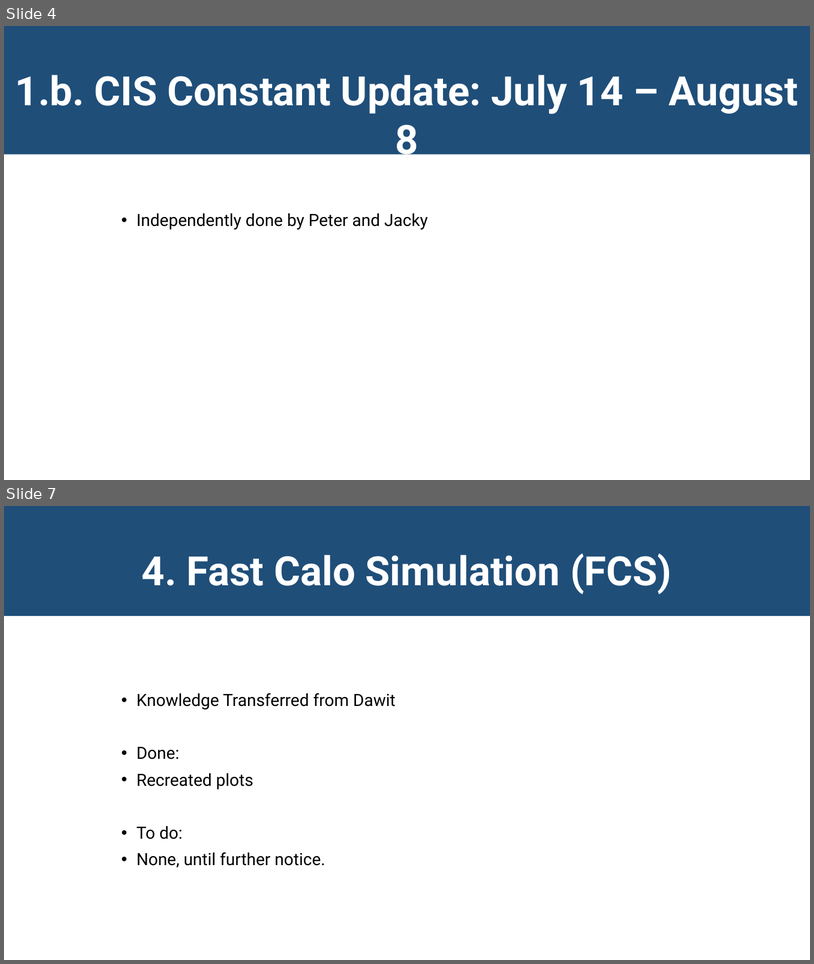
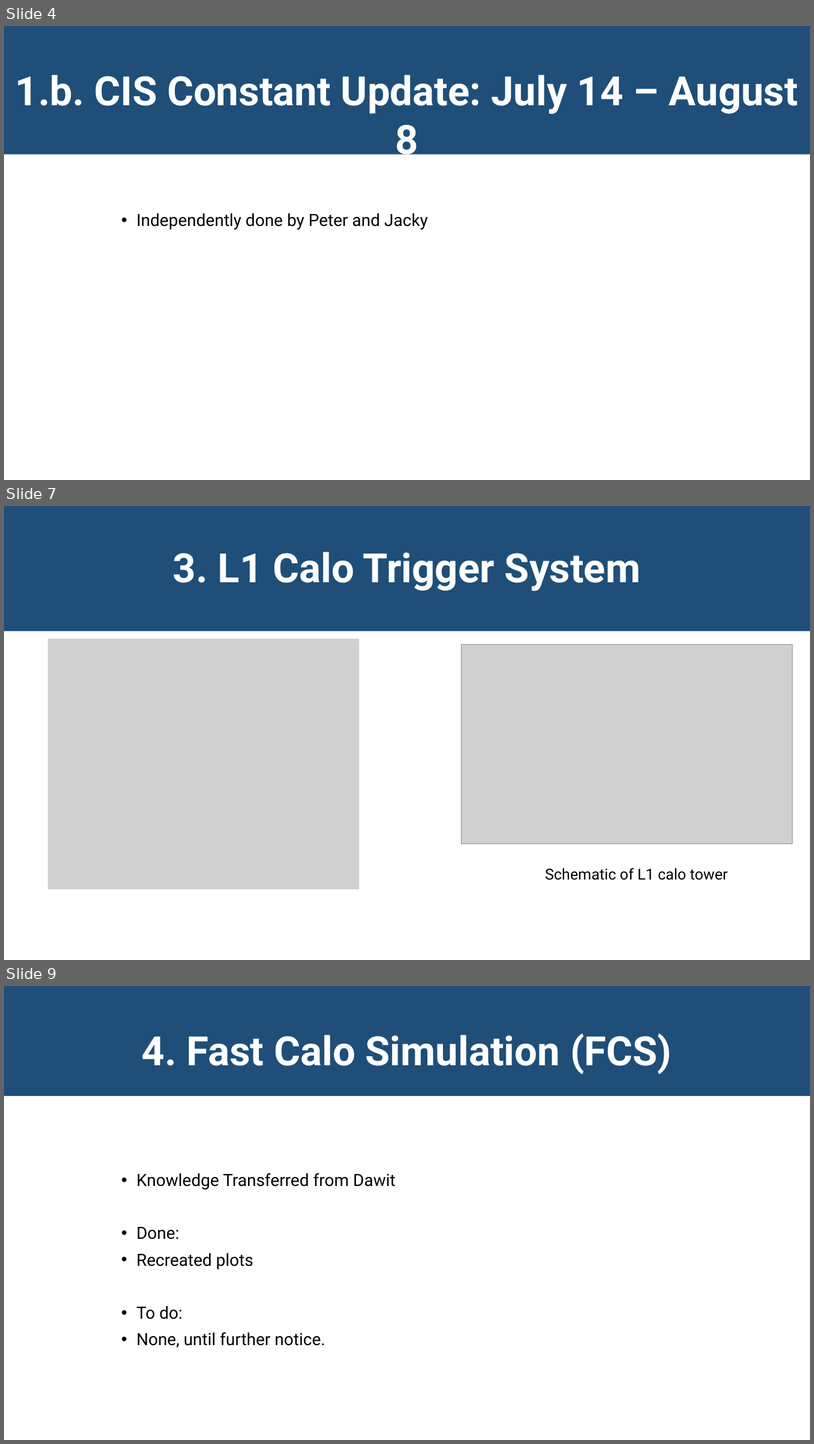
Before and after one commit to JackyMYL/Tile-CIS-group, a slide deck: Chicago Reports/08-15-2022_Jacky&Peter.pptx. Shown one above the other, each under a label of ours: slides 4 and 7 before the commit, slides 4, 7 and 9 after it; the slides between them are not shown. The pictures are 814x964 and 814x1444 pixels, drawn with LibreOffice and Linux fonts; fonts in the diff are those of the drawing; grey boxes stand for pictures. Boxes give left, top, right and bottom in pixels: in the first picture for what was removed or moved away, otherwise in the second. Text is boxed around its words. In the diff, an @@ line names an element or a change of style, - is before the commit and + after.

Commit message:
DCS and L1 calo content

```diff
--- a/Chicago Reports/08-15-2022_Jacky&Peter.pptx
+++ b/Chicago Reports/08-15-2022_Jacky&Peter.pptx
@@ slide 7 added at <box>4,506,810,960</box>, background #FFFFFF @@
@@ rectangle added at <box>4,506,810,631</box>, fill #1F4E79, 48 pt, text #FFFFFF, bold @@
+3. L1 Calo Trigger System
@@ picture added at <box>48,639,360,889</box> @@
@@ picture added at <box>461,645,793,844</box> @@
@@ text added at <box>545,868,728,880</box>, 18 pt, text #000000 @@
+Schematic of L1 calo tower
@@ what was slide 7 is now slide 9 @@
```
Also in this commit, not shown: 3 slides changed, 1 other slide added.
